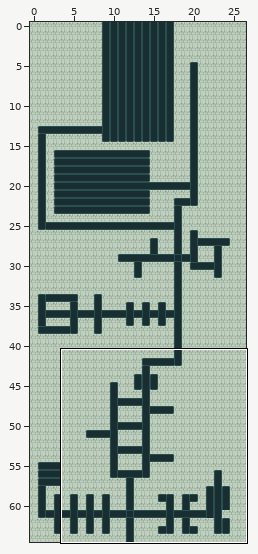
Tiled map: LemmeOut/assets/data/level2.tmx. Above, an overview of the earlier version with the close-up marked.
Close-up. Before:
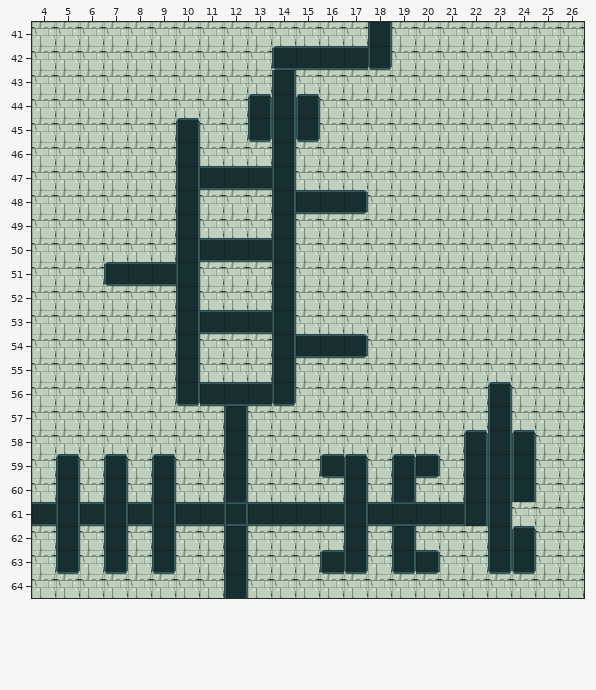
Cells are 32x32 px. Shown: x 4..26, y 41..64. The commit also changed other parts of the map, which this record leaves out.
Now the later version:
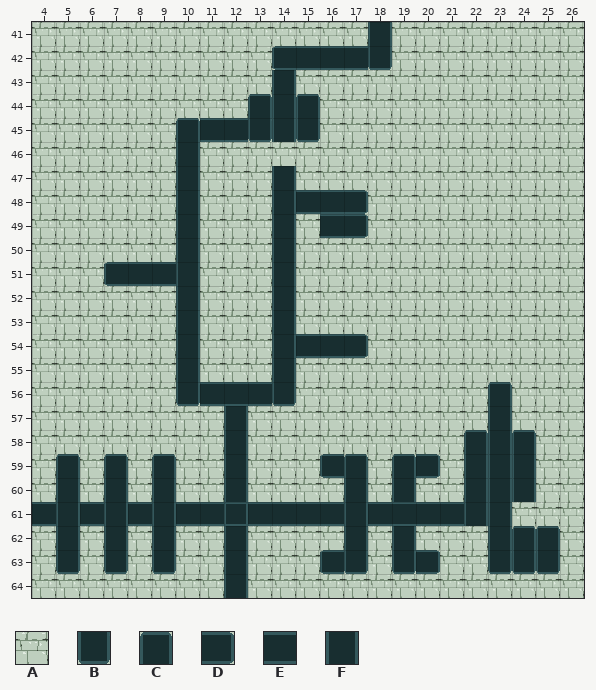
Key: from "testTiles": A 0, B 1, C 2, D 4, E 5, F 6.
_ is an empty cell.
Edits made:
Layer "floor":
Tile E becomes tile A in row 47 at x 11 to 13; in row 50 at x 11 to 13; in row 53 at x 11 to 13.
Tile F becomes tile A in row 46 at x 14.
Tile A becomes tile B in row 63 at x 25.
Tile A becomes tile C in row 62 at x 25.
Tile A becomes tile D in row 49 at x 17.
Tile A becomes tile E in row 45 at x 11 to 12; in row 49 at x 16.
